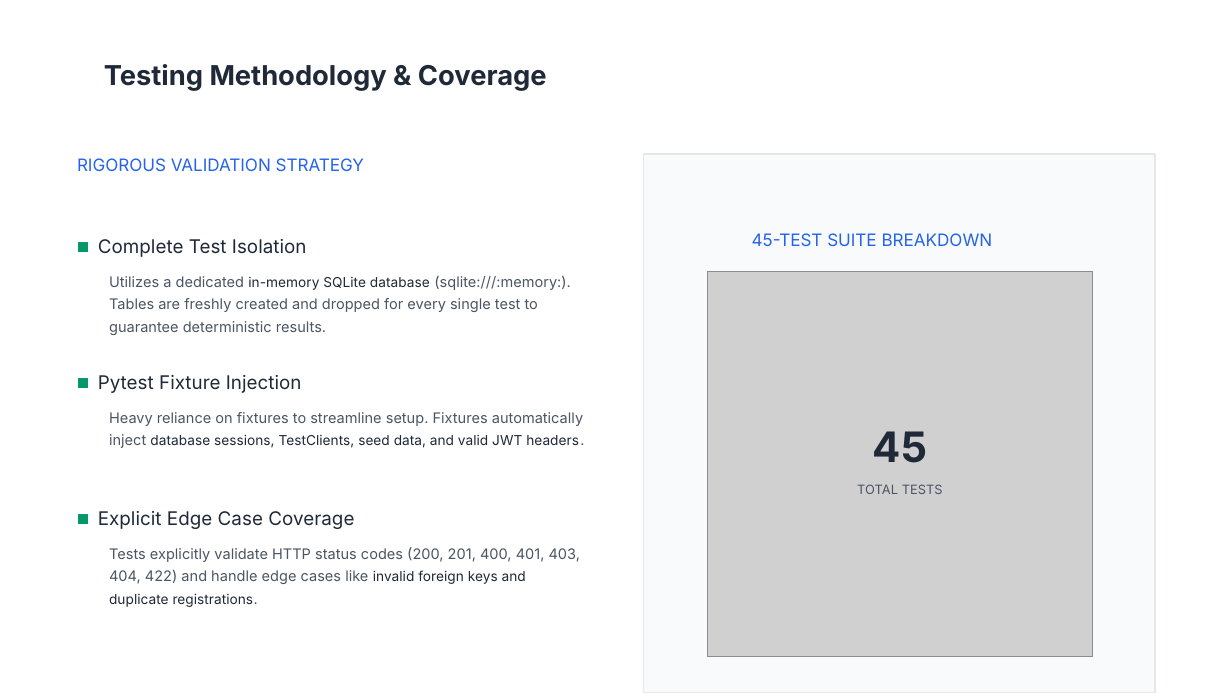
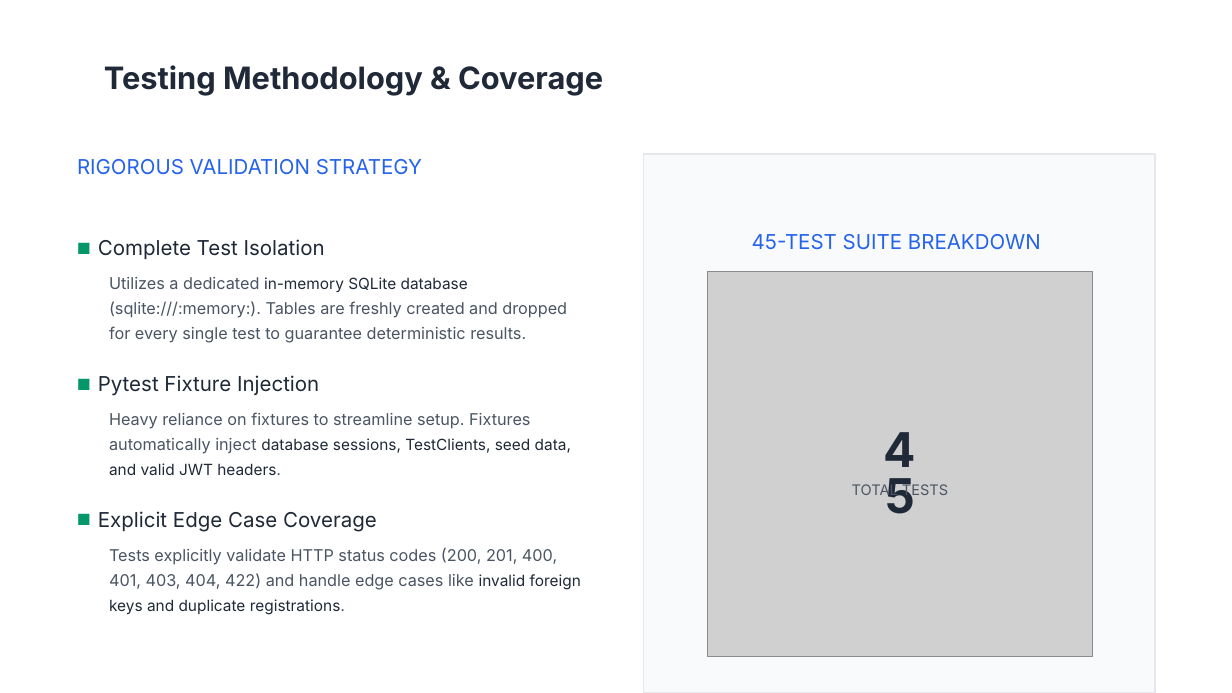
Before and after one commit to Leo-Chen-cs/Web-services-and-web-data-cw1, a slide deck: slide 8 of docs/Football_Analytics_API_-_Technical_Presentation.pptx. Drawn at 1232x693 pixels with LibreOffice and Linux fonts; fonts in the diff are those of the drawing; grey boxes stand for pictures; background and template pictures are left out. Boxes give left, top, right and bottom in pixels: in the first picture for what was removed or moved away, otherwise in the second. Text is boxed around its words. In the diff, an @@ line names an element or a change of style, - is before the commit and + after.

```diff
--- a/docs/Football_Analytics_API_-_Technical_Presentation.pptx
+++ b/docs/Football_Analytics_API_-_Technical_Presentation.pptx
@@ text "Testing Methodology & Coverage" at (104, 65, 603, 95): size 16 to 18 pt @@
@@ text "RIGOROUS VALIDATION STRATEGY" at (77, 159, 422, 175): size 10 to 12 pt @@
@@ text "45-TEST SUITE BREAKDOWN" at (752, 234, 1041, 250): size 10 to 12 pt @@
@@ text "Utilizes a dedicated in-memory SQLite ..." at (109, 277, 567, 343): size 8.5 to 9.5 pt in "Utilizes a dedicated (sqlite:///:memory:). Tables are freshl ..."; size 8 to 9 pt in "in-memory SQLite database" @@
@@ size 8 to 9 pt in 3 elements at (76, 510, 91, 529), (76, 239, 91, 257), (76, 375, 91, 393) @@
@@ size 11 to 12 pt in 3 elements at (98, 511, 377, 532), (98, 239, 325, 260), (98, 375, 319, 396) @@
@@ text "Heavy reliance on fixtures to ..." at (109, 412, 571, 475): size 8.5 to 9.5 pt in "Heavy reliance on fixtures to streamline setup. ..."; size 8 to 9 pt in "database sessions, TestClients, seed data, and valid ..." @@
@@ text "45" at (871, 430, 929, 477): size 24.5 to 28 pt @@
@@ text "TOTAL TESTS" at (852, 483, 948, 500): size 7.5 to 8.5 pt @@
@@ text "Tests explicitly validate HTTP status ..." at (109, 548, 581, 615): size 8.5 to 9.5 pt in "Tests explicitly validate HTTP status codes (200, ..."; size 8 to 9 pt in "invalid foreign keys and duplicate registrations." @@
```
Also in this commit, not shown: 5 other slides changed, 1 slide added, 3 other files.
